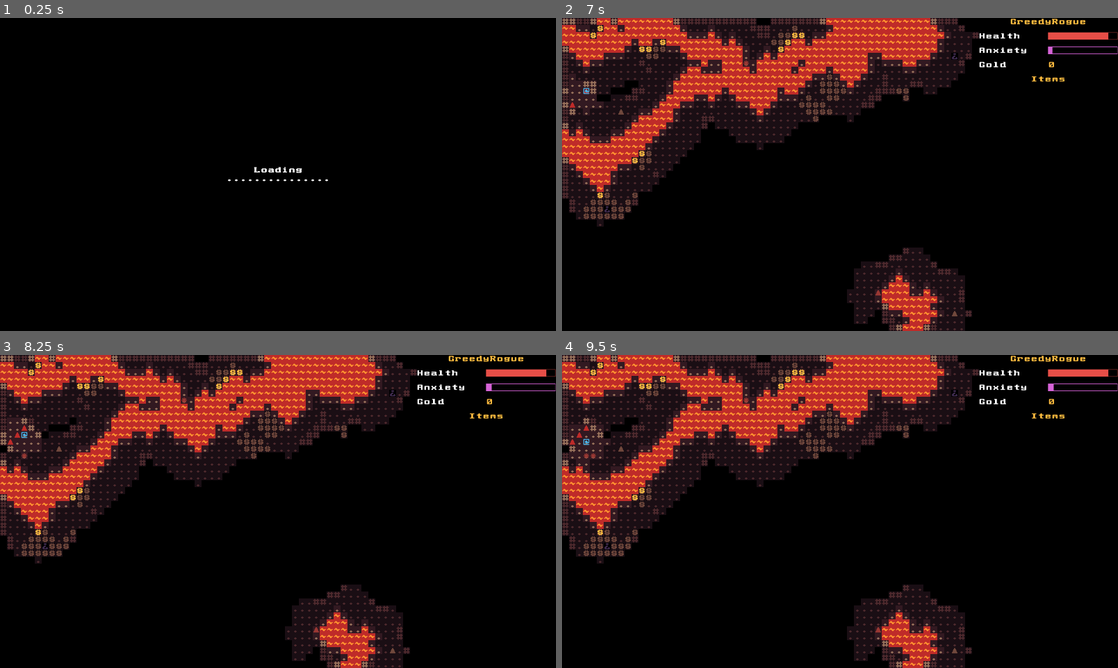
Above: before the commit, frames 1-4 (two rows, left to right).
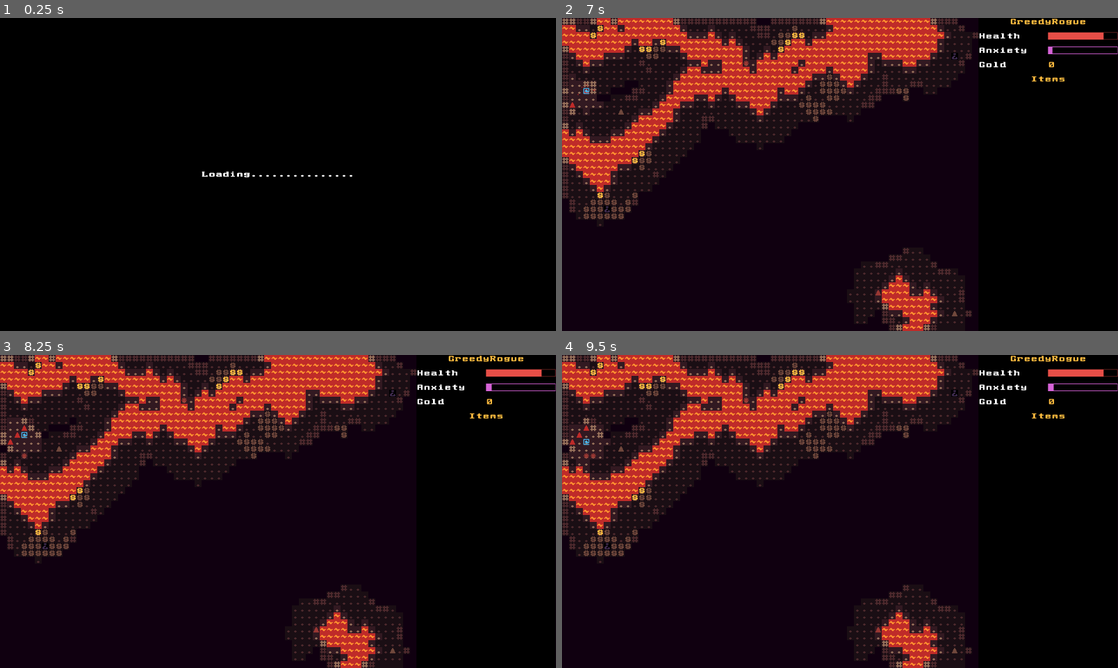
Above: after the commit, the same moments.

Repository: gruebite/GreedyRogue
Game: Godot game, scene res://screens/game/game.tscn
The game is run twice, just before and just after one commit, with the same random seed, the same clock (stepped at 60 frames per second) and the same inputs.
Inputs (mouse positions are in pixels of both pictures, inside the frame that each line leads up to):
- Up to frame 1 (0.25 s): no input
- Up to frame 2 (7 s): tap Enter (ui_accept) at 0.5, 0.77, 1.25, 2, 2.75, 3.5, 3.77, 4.25, 6.77 s; move the mouse to (962, 158) at 0.52 s; hold Right (ui_right) 0.53-1.25 s; tap Space at 0.6, 2.3, 3.6, 5.3, 6.6 s; click (962, 158) at 0.67 s; drag from (728, 190) to (812, 237) at 1.27 s; move the mouse to (895, 105) at 2.02 s; hold Right (ui_right) 2.03-2.75 s; tap F at 2.1, 5.1 s; click (895, 105) at 2.17 s; drag from (812, 237) to (673, 127) at 2.77 s; move the mouse to (1006, 221) at 3.52 s; hold Left (ui_left) 3.53-4.25 s; click (1006, 221) at 3.67 s; drag from (673, 127) to (756, 96) at 4.27 s; move the mouse to (867, 174) at 5.02 s; hold Down (ui_down) 5.03-5.75 s; click (867, 174) at 5.17 s; drag from (756, 96) to (728, 190) at 5.77 s; move the mouse to (962, 158) at 6.52 s; hold Up (ui_up) from 6.53 s (still down); click (962, 158) at 6.67 s
- Up to frame 3 (8.25 s): release Up (ui_up) at 7.25 s; drag from (166, 527) to (250, 574) at 7.27 s; move the mouse to (333, 442) at 8.02 s; hold Down (ui_down) from 8.03 s (still down); tap F at 8.1 s; click (333, 442) at 8.17 s
- Up to frame 4 (9.5 s): tap Space at 8.3 s; release Down (ui_down) at 8.75 s; drag from (812, 574) to (673, 464) at 8.77 s

The runs differ from the first frame. In frame 1, 0.3% of the frame differs, in the area x 36-64%, y 47-53%; in frame 2, less than 0.1%; in frame 3, less than 0.1%; in frame 4, less than 0.1%.

Commit message:
Make minor style adjustments.

Diff:
--- a/components/controller/controller.gd
+++ b/components/controller/controller.gd
@@ -16,8 +16,9 @@
 onready var anxiety: Anxiety = entity.get_component(Anxiety.NAME)
 
 func _ready() -> void:
-	var pickup: Pickup = entity.get_component(Pickup.NAME)
-	var _ignore = pickup.connect("picked_up", self, "_on_pickup")
+	var _ignore
+	_ignore = turn_system.connect("out_of_turn", self, "_on_out_of_turn")
+	_ignore = entity.get_component(Pickup.NAME).connect("picked_up", self, "_on_pickup")
 
 	entity.grid_position = Vector2(Constants.MAP_COLUMNS / 2, Constants.MAP_ROWS / 2).floor()
 	entity_system.update_entity(entity)
@@ -56,11 +57,6 @@
 
 	if delta != Vector2.ZERO and turn_system.can_initiate_turn():
 		var desired := entity.grid_position + delta
-		if navigation_system.out_of_bounds(desired.x, desired.y):
-			var on_lava := navigation_system.on_lava(entity.grid_position.x, entity.grid_position.y)
-			# Can't exit through lava.
-			if not on_lava:
-				emit_signal("found_exit")
 		if navigation_system.can_move_to(entity, desired):
 			turn_system.will_initiate_turn()
 			navigation_system.move_to(entity, desired)
@@ -68,6 +64,14 @@
 			bright_sytem.update_tiles()
 			turn_system.initiate_turn()
 
+func _on_out_of_turn() -> void:
+	var gpos := entity.grid_position
+	if navigation_system.is_edge(gpos.x, gpos.y):
+		var on_lava := navigation_system.on_lava(gpos.x, gpos.y)
+		# Can't exit through lava.
+		if not on_lava:
+			emit_signal("found_exit")
+
 func _on_pickup(ent: Entity) -> void:
 	var treasure: Treasure = ent.get_component(Treasure.NAME)
 	if treasure:
--- a/components/crack/crack.gd
+++ b/components/crack/crack.gd
@@ -6,6 +6,7 @@
 export var integrity := 3
 
 onready var tile_system: TileSystem = find_system(TileSystem.GROUP_NAME)
+onready var effect_system: EffectSystem = find_system(EffectSystem.GROUP_NAME)
 
 onready var animated: Animated = entity.get_component(Animated.NAME)
 
@@ -16,6 +17,7 @@
 	integrity -= 1
 	if animated:
 		animated.frame += 1
+		effect_system.spawn_effect(preload("res://effects/cracking/cracking.tscn"), entity.position)
 	if integrity <= 0:
 		var gpos := entity.grid_position
 		tile_system.set_tile(gpos.x, gpos.y, Tile.CHASM)
--- a/components/health/health.gd
+++ b/components/health/health.gd
@@ -6,12 +6,14 @@
 signal health_changed(to)
 
 export var flashing_node_path := NodePath("../Display")
-export var max_health := 15
+export var max_health := 10
 var health := max_health setget set_health
 
 export var transparency: float = 0 setget set_transparency
 
 onready var turn_system: TurnSystem = find_system(TurnSystem.GROUP_NAME)
+onready var effect_system: EffectSystem = find_system(EffectSystem.GROUP_NAME)
+
 onready var flashing_node := get_node(flashing_node_path)
 
 func _exit_tree() -> void:
@@ -21,6 +23,7 @@
 	if to < 0: to = 0
 	if to > max_health: to = max_health
 	if to < health:
+		effect_system.spawn_effect(preload("res://effects/blood/blood.tscn"), entity.position)
 		flash()
 	health = to
 	if health == 0:
--- /dev/null
+++ b/effects/blood/blood.tscn
@@ -0,0 +1,48 @@
+[gd_scene load_steps=4 format=2]
+
+[ext_resource path="res://assets/textures/pixel2.png" type="Texture" id=1]
+
+[sub_resource type="Animation" id=1]
+resource_name = "lifetime"
+length = 0.3
+tracks/0/type = "method"
+tracks/0/path = NodePath(".")
+tracks/0/interp = 1
+tracks/0/loop_wrap = true
+tracks/0/imported = false
+tracks/0/enabled = true
+tracks/0/keys = {
+"times": PoolRealArray( 0.3 ),
+"transitions": PoolRealArray( 1 ),
+"values": [ {
+"args": [  ],
+"method": "queue_free"
+} ]
+}
+
+[sub_resource type="Gradient" id=2]
+offsets = PoolRealArray( 0.197531 )
+colors = PoolColorArray( 0.74902, 0.168627, 0.160784, 1 )
+
+[node name="RockFall" type="Node2D"]
+
+[node name="AnimationPlayer" type="AnimationPlayer" parent="."]
+anims/lifetime = SubResource( 1 )
+
+[node name="CPUParticles2D" type="CPUParticles2D" parent="."]
+position = Vector2( 8, 8 )
+emitting = false
+one_shot = true
+speed_scale = 2.0
+explosiveness = 1.0
+texture = ExtResource( 1 )
+emission_shape = 1
+emission_sphere_radius = 3.0
+direction = Vector2( 0, -1 )
+spread = 90.0
+gravity = Vector2( 0, 30 )
+initial_velocity = 30.0
+initial_velocity_random = 0.1
+color_ramp = SubResource( 2 )
+
+[connection signal="ready" from="CPUParticles2D" to="CPUParticles2D" method="set_emitting" flags=6 binds= [ true ]]
--- /dev/null
+++ b/effects/cracking/cracking.tscn
@@ -0,0 +1,48 @@
+[gd_scene load_steps=4 format=2]
+
+[ext_resource path="res://assets/textures/pixel2.png" type="Texture" id=1]
+
+[sub_resource type="Animation" id=1]
+resource_name = "lifetime"
+length = 0.3
+tracks/0/type = "method"
+tracks/0/path = NodePath(".")
+tracks/0/interp = 1
+tracks/0/loop_wrap = true
+tracks/0/imported = false
+tracks/0/enabled = true
+tracks/0/keys = {
+"times": PoolRealArray( 0.3 ),
+"transitions": PoolRealArray( 1 ),
+"values": [ {
+"args": [  ],
+"method": "queue_free"
+} ]
+}
+
+[sub_resource type="Gradient" id=2]
+offsets = PoolRealArray( 0.444444 )
+colors = PoolColorArray( 0.588235, 0.439216, 0.352941, 1 )
+
+[node name="RockFall" type="Node2D"]
+
+[node name="AnimationPlayer" type="AnimationPlayer" parent="."]
+anims/lifetime = SubResource( 1 )
+
+[node name="CPUParticles2D" type="CPUParticles2D" parent="."]
+position = Vector2( 8, 8 )
+emitting = false
+one_shot = true
+speed_scale = 2.0
+explosiveness = 1.0
+texture = ExtResource( 1 )
+emission_shape = 1
+emission_sphere_radius = 3.0
+direction = Vector2( 0, -1 )
+spread = 90.0
+gravity = Vector2( 0, 30 )
+initial_velocity = 30.0
+initial_velocity_random = 0.1
+color_ramp = SubResource( 2 )
+
+[connection signal="ready" from="CPUParticles2D" to="CPUParticles2D" method="set_emitting" flags=6 binds= [ true ]]
--- a/project.godot
+++ b/project.godot
@@ -452,5 +452,5 @@
 2d/snapping/use_gpu_pixel_snap=true
 vram_compression/import_etc=true
 vram_compression/import_etc2=false
-environment/default_clear_color=Color( 0, 0, 0, 1 )
+environment/default_clear_color=Color( 0.0627451, 0, 0.0627451, 1 )
 environment/default_environment="res://default_env.tres"
--- a/screens/lair/lair.gd
+++ b/screens/lair/lair.gd
@@ -30,27 +30,29 @@
 
 	if loading is GDScriptFunctionState and loading.is_valid():
 		loading = loading.resume()
-		$UI/Loading/Label.text += "."
+		append_message(".")
 
 	if not loading:
+		hide_message()
 		$UI/Loading.hide()
-		$TurnSystem.disabled = false
 
 func _input(event: InputEvent) -> void:
-	if not game_over:
+	if not $UI/Message.visible:
 		return
 	if event is InputEventKey:
 		if event.pressed and event.scancode == KEY_SPACE:
-			regenerate()
+			hide_message()
+			if game_over:
+				regenerate()
 	if event is InputEventMouseButton:
 		if event.pressed:
-			regenerate()
+			hide_message()
+			if game_over:
+				regenerate()
 
 func _on_player_died(_by: Node2D) -> void:
-	$UI/Died/Label.text = "Died\nCollected %.2f%% of the gold" % [gold_p * 100]
-	$UI/Died.show()
+	show_message("Died\nCollected %.2f%% of the gold" % [gold_p * 100])
 	game_over = true
-	$TurnSystem.disabled = true
 
 func _on_gold_changed(to: int) -> void:
 	gold_p = (float(to) / max(1, $GeneratorSystem.gold_total))
@@ -72,16 +74,27 @@
 	$UI/HUD/VBoxContainer/Anxiety/Value/Progress.rect_position = Vector2.ZERO
 
 func _on_found_exit() -> void:
-	$UI/Escaped/Label.text = "Found an escape!\nCollected %.2f%% of the gold" % (gold_p * 100)
-	$UI/Escaped.show()
+	if gold_p < 0.5:
+		show_message("Refuse to leave with less than 50%% of the gold\nCollected %.2f%%" % (gold_p * 100))
+		return
+	show_message("Found an escape!\nCollected %.2f%% of the gold" % (gold_p * 100))
 	game_over = true
-	$TurnSystem.disabled = true
 
 func regenerate() -> void:
 	game_over = false
-	$UI/Escaped.hide()
-	$UI/Died.hide()
+	show_message("Loading")
 	$UI/Loading.show()
-	$UI/Loading/Label.text = "Loading\n"
 	loading = $GeneratorSystem.generate()
+
+func show_message(msg: String) -> void:
+	$UI/Message/MarginContainer/MarginContainer/Label.text = msg
+	$UI/Message.show()
 	$TurnSystem.disabled = true
+
+func append_message(msg: String) -> void:
+	$UI/Message/MarginContainer/MarginContainer/Label.text += msg
+
+func hide_message() -> void:
+	$UI/Loading.hide()
+	$UI/Message.hide()
+	$TurnSystem.disabled = false
--- a/screens/lair/lair.tscn
+++ b/screens/lair/lair.tscn
@@ -50,6 +50,11 @@
 rect_min_size = Vector2( 320, 720 )
 theme = ExtResource( 9 )
 
+[node name="ColorRect" type="ColorRect" parent="UI/HUD"]
+anchor_right = 1.0
+anchor_bottom = 1.0
+color = Color( 0, 0, 0, 1 )
+
 [node name="VBoxContainer" type="VBoxContainer" parent="UI/HUD"]
 anchor_right = 1.0
 anchor_bottom = 1.0
@@ -185,45 +190,39 @@
 anchor_bottom = 1.0
 color = Color( 0, 0, 0, 1 )
 
-[node name="Label" type="Label" parent="UI/Loading"]
-anchor_right = 1.0
-anchor_bottom = 1.0
-text = "Loading..."
+[node name="Message" type="CenterContainer" parent="UI"]
+anchor_right = 1.0
+anchor_bottom = 1.0
+theme = ExtResource( 9 )
+
+[node name="MarginContainer" type="MarginContainer" parent="UI/Message"]
+margin_left = 390.0
+margin_top = 301.0
+margin_right = 890.0
+margin_bottom = 418.0
+
+[node name="ColorRect" type="ColorRect" parent="UI/Message/MarginContainer"]
+margin_right = 500.0
+margin_bottom = 117.0
+color = Color( 0, 0, 0, 1 )
+
+[node name="MarginContainer" type="MarginContainer" parent="UI/Message/MarginContainer"]
+margin_right = 500.0
+margin_bottom = 117.0
+custom_constants/margin_right = 10
+custom_constants/margin_top = 10
+custom_constants/margin_left = 10
+custom_constants/margin_bottom = 10
+
+[node name="Label" type="Label" parent="UI/Message/MarginContainer/MarginContainer"]
+margin_left = 10.0
+margin_top = 10.0
+margin_right = 490.0
+margin_bottom = 107.0
+text = "Heye
+What upasdasdakhdsljahslhdalhd
+dsfas
+adf
+sadfadsfasdfadf"
 align = 1
 valign = 1
-
-[node name="Escaped" type="Control" parent="UI"]
-visible = false
-anchor_right = 1.0
-anchor_bottom = 1.0
-theme = ExtResource( 9 )
-
-[node name="ColorRect" type="ColorRect" parent="UI/Escaped"]
-anchor_right = 1.0
-anchor_bottom = 1.0
-color = Color( 0, 0, 0, 1 )
-
-[node name="Label" type="Label" parent="UI/Escaped"]
-anchor_right = 1.0
-anchor_bottom = 1.0
-text = "Escaped!"
-align = 1
-valign = 1
-
-[node name="Died" type="Control" parent="UI"]
-visible = false
-anchor_right = 1.0
-anchor_bottom = 1.0
-theme = ExtResource( 9 )
-
-[node name="ColorRect" type="ColorRect" parent="UI/Died"]
-anchor_right = 1.0
-anchor_bottom = 1.0
-color = Color( 0, 0, 0, 1 )
-
-[node name="Label" type="Label" parent="UI/Died"]
-anchor_right = 1.0
-anchor_bottom = 1.0
-text = "Loading..."
-align = 1
-valign = 1
--- a/scripts/tile.gd
+++ b/scripts/tile.gd
@@ -9,6 +9,7 @@
 	CHASM,
 	WALL,
 	FLOOR,
+	EXIT,
 
 	# Not displayed.
 	ABYSS_CHASM,
@@ -32,6 +33,7 @@
 	[true, false],
 	[true, true],
 	[false, false],
+	[false, false],
 
 	[true, false],
 	[true, true],
--- a/systems/generator_system/generator_system.gd
+++ b/systems/generator_system/generator_system.gd
@@ -210,7 +210,7 @@
 	for p in circle.array:
 		var pd: Vector2 = p + farthest_exit
 		if navigation_system.is_edge(pd.x, pd.y):
-			tile_system.set_tile(pd.x, pd.y, Tile.FLOOR)
+			tile_system.set_tile(pd.x, pd.y, Tile.EXIT)
 
 	yield()
 	# Make lava come from somewhere.
--- a/systems/tile_system/ascii_tileset.tres
+++ b/systems/tile_system/ascii_tileset.tres
@@ -87,3 +87,31 @@
 5/shape_one_way_margin = 0.0
 5/shapes = [  ]
 5/z_index = 0
+6/name = "6_exit_dim"
+6/texture = ExtResource( 1 )
+6/tex_offset = Vector2( 0, 0 )
+6/modulate = Color( 1, 1, 1, 1 )
+6/region = Rect2( 0, 48, 16, 16 )
+6/tile_mode = 0
+6/occluder_offset = Vector2( 0, 0 )
+6/navigation_offset = Vector2( 0, 0 )
+6/shape_offset = Vector2( 0, 0 )
+6/shape_transform = Transform2D( 1, 0, 0, 1, 0, 0 )
+6/shape_one_way = false
+6/shape_one_way_margin = 0.0
+6/shapes = [  ]
+6/z_index = 0
+7/name = "7_exit_lit"
+7/texture = ExtResource( 1 )
+7/tex_offset = Vector2( 0, 0 )
+7/modulate = Color( 1, 1, 1, 1 )
+7/region = Rect2( 64, 48, 16, 16 )
+7/tile_mode = 0
+7/occluder_offset = Vector2( 0, 0 )
+7/navigation_offset = Vector2( 0, 0 )
+7/shape_offset = Vector2( 0, 0 )
+7/shape_transform = Transform2D( 1, 0, 0, 1, 0, 0 )
+7/shape_one_way = false
+7/shape_one_way_margin = 0.0
+7/shapes = [  ]
+7/z_index = 0
Binary file changed: assets/textures/ascii.png
